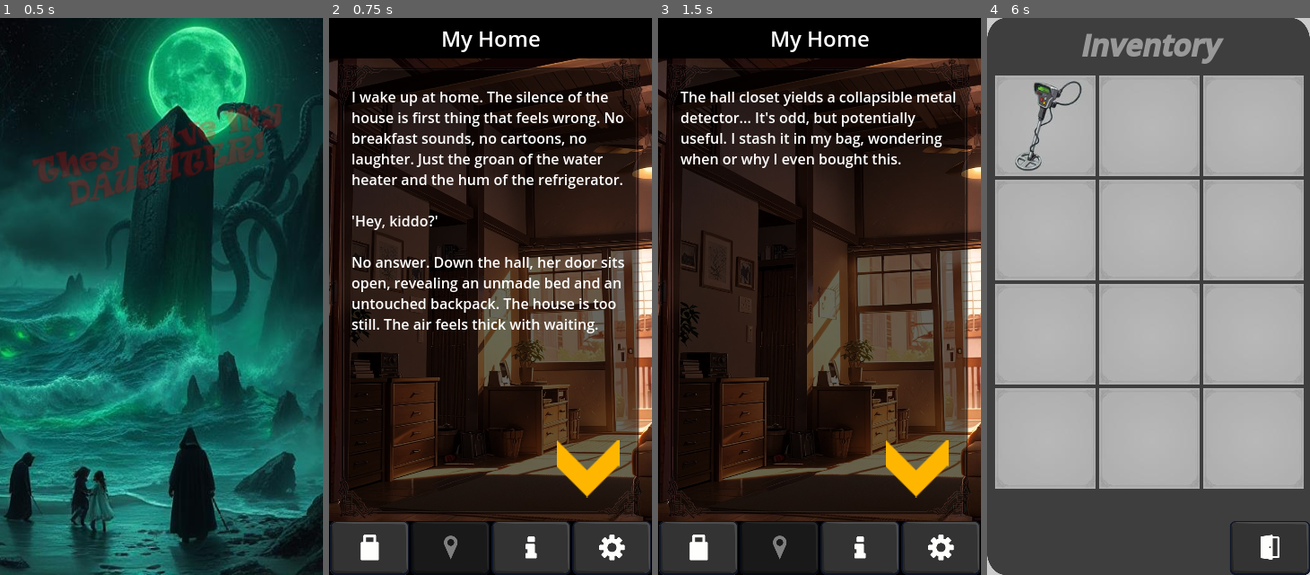
Above: before the commit, frames 1-4 (left to right).
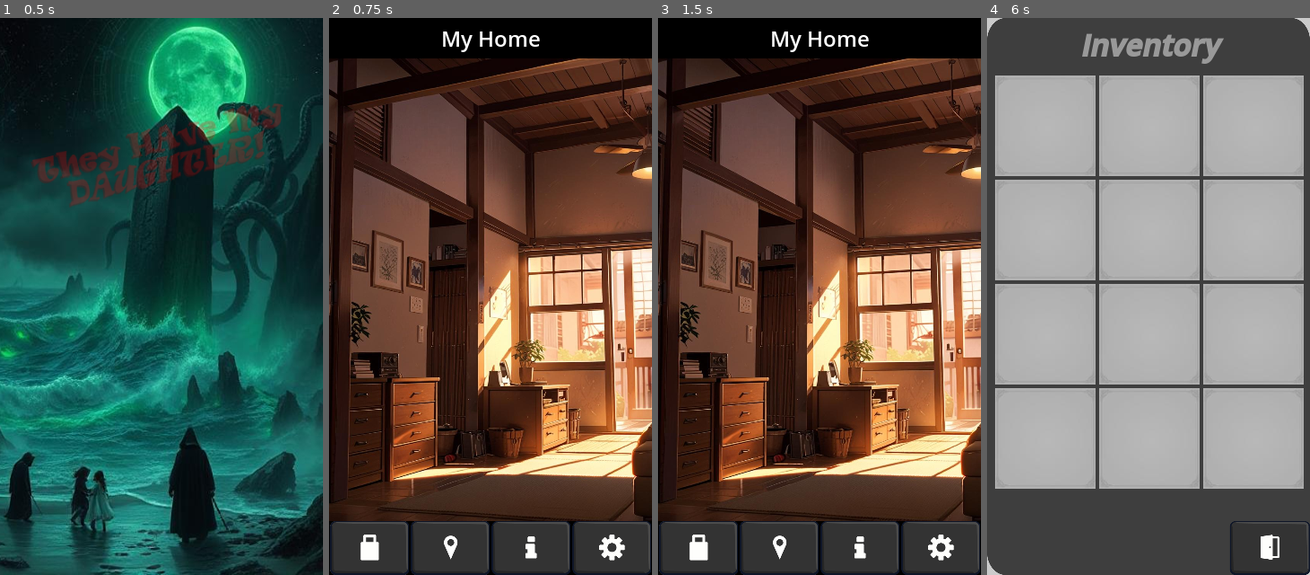
Above: after the commit, the same moments.

Repository: Ayelis/thmd
Game: Godot game, scene res://TitleScreen.tscn
Two runs of this game, one before a commit and one after it. Both use one fixed random seed, a clock stepped at 60 frames per second and the inputs below. Sound files missing from this copy of the repository are replaced by a short silence.
Inputs (mouse positions are in pixels of both pictures, inside the frame that each line leads up to):
- Up to frame 1 (0.5 s): no input
- Up to frame 2 (0.75 s): tap Enter (ui_accept) at 0.5 s; move the mouse to (561, 268) at 0.52 s
- Up to frame 3 (1.5 s): tap Enter (ui_accept) at 0.77 s; click (793, 430) at 1.25 s
- Up to frame 4 (6 s): click (1116, 335) at 2 s; click (1280, 335) at 2.75 s; click (1158, 90) at 3.5 s; click (1219, 307) at 4.25 s; click (1277, 151) at 5 s; click (1025, 547) at 5.75 s

Frame 1 is identical in both runs. In frame 2, 67% of the frame differs, in the area x 2-98%, y 7-100%; in frame 3, 66%; in frame 4, 0.6%.
Error before the commit: Attempt to call function 'emit_signal' in base 'null instance' on a null instance. (res://scripts/DialogueManager.gd:180)
Error after the commit: Parse Error: Identifier "_on_dresser_pressed" not declared in the current scope. (res://scenery/Home.gd:8)

Commit message:
Update v0.8b Mobile inventory fix, title screen reset, bugfixes, content fixes

Diff:
--- a/Canvas.gd
+++ b/Canvas.gd
@@ -62,7 +62,6 @@
 	$CanvasLayer/UI/Rooms/Rotunda/Blood.show()
 	$CanvasLayer/UI/Rooms/Rotunda/Circle.show()
 	#Reset Player POV
-	GameManager.change_room("Home")
 	$CanvasLayer/Insanity.hide()
 	GameManager.left_home = false
 	get_tree().change_scene_to_file("res://TitleScreen.tscn")
--- a/Game.tscn
+++ b/Game.tscn
@@ -210,6 +210,7 @@
 flat = true
 
 [node name="Transit" type="TextureRect" parent="CanvasLayer/UI/Rooms"]
+visible = false
 layout_mode = 0
 offset_top = 45.0
 offset_right = 360.0
--- a/data/texts.json
+++ b/data/texts.json
@@ -97,9 +97,9 @@
 		},
 	},
 	"events": {
-		"home1": "I wake up at home. The silence of the house is first thing that feels wrong. No breakfast sounds, no cartoons, no laughter. Just the groan of the water heater and the hum of the refrigerator.\n\n'Hey, kiddo?'\n\nNo answer. Down the hall, her door sits open, revealing an unmade bed and an untouched backpack. The house is too still. The air feels thick with waiting.",
-		"home2": "Inside my house, the air tastes stale with absence. I tell myself she's just forgotten to text. I almost believe it. Almost. The house disagrees, its silence screaming what I won't admit: she's been gone longer than I think.",
-		"dresser": "Beneath unpaid bills, the wax-sealed letter waits. Torn edges. Words cut from magazines:\n\n'WE HAVE YOUR DAUGHTER.\nSHE WAS CHOSEN FOR THIS FATE.\nGO FOLLOW THE TIDE.'\n\nThe glue reeks of saltwater and something faintly metallic.\n\nOh, and my pass! The drawer creaks open. My transit pass stares up at me.\n'At least you didn't vanish,' I mutter, pocketing the little plastic lifeline.",
+		"home1": "I wake up at home. The silence is first thing that feels wrong. No breakfast sounds. No cartoons. No laughter. Just the groan of the water heater and the hum of the refrigerator.\n\n'Hey, kiddo?'\n\nNo answer. Down the hall her door sits open, revealing an unmade bed and an untouched backpack. The house is too still.",
+		"home2": "Inside my house the air tastes stale, thick with absence, like a breath held too long. I tell myself she just forgot to leave a note. I almost believe it. Almost. The house disagrees, its silence screaming what I won't admit: she's been gone longer than I think.",
+		"dresser1": "On the table I find my trusty transit pass. But why is it on a stack of takeout menus? I don't remember putting it there. I take it, trying not to think too hard about it. Then pause - there's something else.\n\nA letter. Wax-sealed. Torn edges. Words cut from magazines:\n\n'WE HAVE YOUR DAUGHTER.\nSHE WAS CHOSEN FOR THIS FATE.\nGO FOLLOW THE TIDE.'\n\nIt smells like the ocean. And something rotten.",
 		"hall": "The hall closet yields a collapsible metal detector... It's odd, but potentially useful. I stash it in my bag, wondering when or why I even bought this.",
 		"hall2": "Her room remains frozen—the same unmade bed, the same forgotten backpack. No clues about where she's gone.",
 		"hatch": "A square hatch of wood graces the ceiling. How'd I forget about the attic? The pull-down ladder's been broken since childhood. Getting up there won't be easy.",
@@ -115,12 +115,11 @@
 		"left-library": "Fluorescents buzz weakly like dying flies as I step outside.\n\nAcross the square, a gargoyle on the library's facade watches me a beat too long. Its stone eyes seem to track my movement.",
 		"stacks": "Looking through old microfiche newspapers isn't my idea of fun, but what else can I do? I scan quickly for …(343 unchanged characters)…
 		"stacks2": "I go over what I've found. In old microfiche articles, there are headlines about local disappearances.\n\ …(229 unchanged characters)…
-		"detective": "The detective's desk is a graveyard of files.\n\nHis left hand bears the ghost of a wedding ring—pale skin where perhaps gold recently rested. A photo slips from a folder: a dark-haired woman, smiling. Standing with him. Well, him from before.\n\nHe snatches it back before I can look too close.",
 		"detective2": "The detective's desk is a graveyard of files.\n\nThe detective himself, gone. But I'm here by invite. I get myself a coffee.",
 		"police-computer": "The password screen shows his wallpaper—the detective and a woman holding up their wedding rings. He's actually smiling in the photo. The date in the corner is from three weeks ago.",
 		"evidence": "A red vinyl chair stands out against the drab walls. Case labels whisper: 'Missing. Arson. Cult Activity?' Box #17 rustles faintly—like fingernails on cardboard. I step back.",
-		"paperwork": "A detailed site-plan map reveals a network of tunnels beneath the island mansion. The annotations suggest easy access if I approach from the north side. Someone drew a red circle around the property.",
-		"window": "Through wire-reinforced glass, the precinct buzzes with muted activity. I notice the receptionist looking at me looking out, and close the shutters again.",
+		"paperwork": "A detailed site-plan reveals a network of tunnels beneath the island mansion. The annotations suggest easy access if I approach from the north side. Someone drew a red circle around the property.",
+		"window": "I tilt the blinds open further. Through wire-reinforced glass, the precinct buzzes with muted activity. I notice the assistant watching me, and I close the shutters again.",
 		"beach": "The shack shouldn't still be standing. Its blue planks look freshly painted despite decades of salt wind. The padlock gleams like new.\n\nA weathered notice flaps:\n'NO TRESPASSING BY ORDER OF THE SHERIFF'S OFFICE'\n\nThe rest is worn into illegibility.",
 		"dagger": "The metal detector shrieks after I wave it around here a few times. Buried under a foot of sand: a ritual knife with a serrated edge. I nearly slice my finger digging it up.",
 		"sand": "Hot grit slips through my fingers. Each handful feels heavier than it should. There's probably nothing here. Probably.",
@@ -215,7 +214,7 @@
 				],
 			},
 			"fire": {
-				"result": "I carefully aim the gun at the rusty padlock and exhale, slowly pulling the trigger.",
+				"result": "I carefully aim the gun at the rusty padlock and exhale, slowly pulling the trigger...\n\nClick.\n\nOh...",
 				"newscene": "Shack",
 				"room": "shack2",
 				"nextsfx": "shot",
@@ -360,7 +359,7 @@
 		},
 		"detective": {
 			"root": {
-				"prompt": "Where’d you last see her?",
+				"prompt": "The detective's desk is a graveyard of files.\n\nHis left hand bears the ghost of a wedding ring—pale skin where perhaps gold recently rested. A photo slips from a folder: a dark-haired woman, smiling. Standing with him. Well, him from before.\n\nHe snatches it back before I can look too close.\n\n“About your daughter. Where’d you last see her?”",
 				"options": [
 					{
 						"text": "Tell him everything",
@@ -375,7 +374,7 @@
 				"next": "detective_response"
 			},
 			"detective_response": {
-				"result": "He leans back, jaw tight. “You’re the fifth p …(77 unchanged characters)… darker. “Funny how it’s always the same beach. Same patterns.” The fan creaks overhead.\n\nHe steels himself. “There’s a shack down by the north shore—cult’s been using it...”",
+				"result": "He leans back, jaw tight. “You’re the fifth p …(77 unchanged characters)… darker. “Funny how it’s always the same patterns.” The fan creaks overhead.\n\nHe steels himself. “There’s a shack on the beach down by the north shore — cult’s been using it...”",
 				"learn": "SHACK",
 				"next": "detective_response2"
 			},
--- a/project.godot
+++ b/project.godot
@@ -11,7 +11,7 @@
 [application]
 
 config/name="They Have My Daughter"
-config/version="0.7"
+config/version="0.8"
 run/main_scene="uid://by043omwqjgg1"
 config/features=PackedStringArray("4.4", "GL Compatibility")
 config/icon="uid://c78x2govd5r7f"
--- a/scenery/Attic.gd
+++ b/scenery/Attic.gd
@@ -1,6 +1,7 @@
 # Attic.gd
 extends TextureRect
 var this_room = "Attic"
+var here_before
 
 func _ready():
 	$Rope.pressed.connect(_on_rope_pressed)
@@ -11,8 +12,9 @@
 	GameManager.room_changed.connect(_on_room_changed)
 
 func _on_room_changed(room_name: String):
-	if(room_name == this_room):
+	if(room_name == this_room && !here_before):
 		GameManager.display_dialog(GameManager.events["attic"])
+		here_before = true
 
 func _on_rope_pressed():
 	if(!GameManager.inventory[GameManager.ItemIDs.ROPE]):
--- a/scenery/Detective.gd
+++ b/scenery/Detective.gd
@@ -18,14 +18,13 @@
 				police.get_node("Drawers").pressed.connect(police._on_drawers_pressed)
 			GameManager.display_dialog(GameManager.events["detective2"])
 		else:
-			GameManager.display_dialog(GameManager.events["detective"])
+			GameManager.initiate_dialogue("detective")
 
 func _on_computer_pressed():
 	GameManager.display_dialog(GameManager.events["police-computer"])
 func _on_drawers_pressed():
 	if(!GameManager.has_item(GameManager.ItemIDs.BULLHORN)):
 		GameManager.initiate_dialogue("police-drawer")
-		$Drawers.hide()
 func _on_papers_pressed():
 	if(!GameManager.has_item(GameManager.ItemIDs.KEY)):
 		GameManager.initiate_dialogue("police-papers")
--- a/scenery/Evidence.gd
+++ b/scenery/Evidence.gd
@@ -1,7 +1,7 @@
 # Evidence.gd
 extends TextureRect
 var this_room = "Evidence"
-var here_before = false
+var here_before
 
 func _ready():
 	$Paperwork.pressed.connect(_on_papers_pressed)
@@ -15,22 +15,18 @@
 	if(room_name == this_room && !here_before):
 		GameManager.display_dialog(GameManager.events["evidence"])
 		here_before = true
-
 func _on_papers_pressed():
 	GameManager.learn_info(GameManager.InfoIDs.MANSION)
 	GameManager.learn_info(GameManager.InfoIDs.TUNNEL)
 	GameManager.display_dialog(GameManager.events["paperwork"])
 	$Paperwork.hide()
 func _on_drawer_pressed():
-	GameManager.obtain_item(GameManager.ItemIDs.GUN)
-	GameManager.initiate_dialogue("evidence-drawers")
-	$Drawers.hide()
+	if(!GameManager.has_item(GameManager.ItemIDs.GUN)):
+		GameManager.initiate_dialogue("evidence-drawers")
 func _on_window_pressed():
 	GameManager.display_dialog(GameManager.events["window"])
 	$Window.hide()
 func _on_chair_pressed():
 	GameManager.change_room("Police")
-	GameManager.initiate_dialogue("assistant3")
 func _on_leave_pressed():
 	GameManager.change_room("Police")
-	GameManager.initiate_dialogue("assistant3")
--- a/scenery/Home.gd
+++ b/scenery/Home.gd
@@ -24,11 +24,15 @@
 func _on_door_pressed():
 	GameManager.change_room("Transit")
 
-func _on_dresser_pressed():
+func _on_dresser1_pressed():
 	if(!GameManager.inventory[GameManager.ItemIDs.TRANSPASS]):
 		GameManager.obtain_item(GameManager.ItemIDs.LETTER)
 		GameManager.learn_info(GameManager.InfoIDs.DAUGHTER)
 		GameManager.obtain_item(GameManager.ItemIDs.TRANSPASS)
+		GameManager.display_dialog(GameManager.events["dresser"])
+		$Dressers.hide()
+
+func _on_dresser2_pressed():
 		GameManager.display_dialog(GameManager.events["dresser"])
 		$Dressers.hide()
 
--- a/scenery/Library.gd
+++ b/scenery/Library.gd
@@ -11,18 +11,19 @@
 	here_before = false
 
 func _on_room_changed(room_name: String):
-	if(room_name == this_room):
+	if(room_name == this_room  && !here_before):
 		if(!GameManager.inventory[GameManager.ItemIDs.LIBCARD]):
 			GameManager.obtain_item(GameManager.ItemIDs.LIBCARD)
 			GameManager.display_dialog(GameManager.events["library"])
 		else:
 			GameManager.display_dialog(GameManager.events["library2"])
+			here_before = true
 
 func _on_chair_pressed():
 	GameManager.change_room("Transit")
 
 func _on_shelves_pressed():
-	if(!GameManager.knows_info(GameManager.InfoIDs.SHACK)):
+	if(!GameManager.knows_info(GameManager.InfoIDs.COMBO)):
 		GameManager.learn_info(GameManager.InfoIDs.SHACK)
 		GameManager.learn_info(GameManager.InfoIDs.COMBO)
 		GameManager.display_dialog(GameManager.events["stacks"])
--- a/scenery/Shack.gd
+++ b/scenery/Shack.gd
@@ -1,6 +1,7 @@
 # Shack.gd
 extends TextureRect
 var this_room = "Shack"
+var here_before
 
 func _ready():
 	$Ladder.pressed.connect(_on_ladder_pressed)
@@ -13,8 +14,9 @@
 	GameManager.room_changed.connect(_on_room_changed)
 
 func _on_room_changed(room_name: String):
-	if(room_name == this_room):
+	if(room_name == this_room && !here_before):
 		GameManager.display_dialog(GameManager.events["shack1"])
+		here_before = true
 
 func _on_desk_pressed():
 	GameManager.learn_info(GameManager.InfoIDs.MANSION)
--- a/scripts/Dialogue.gd
+++ b/scripts/Dialogue.gd
@@ -1,7 +1,4 @@
 extends Control
-
-signal dialogue_opened
-signal dialogue_closed
 
 func _ready():
 	DialogueManager.set_dialogue_node(self)
@@ -33,11 +30,11 @@
 
 func _show():
 	visible = true
-	emit_signal("dialogue_opened")
+	GameManager.emit_signal("dialogue_opened")
 
 func _hide():
 	visible = false
-	emit_signal("dialogue_closed")
+	GameManager.emit_signal("dialogue_closed")  # Notify GameManager
 
 func _input(event):
 	# only care about key events
--- a/scripts/DialogueManager.gd
+++ b/scripts/DialogueManager.gd
@@ -176,8 +176,7 @@
 	continue_button.hide()
 	exit_button.show()
 	dialogue_node.hide()
-	var dialogue = get_node("../Dialogue")
-	dialogue.emit_signal("dialogue_closed")
+	GameManager.emit_signal("dialogue_closed")
 	_finish()
 
 func _update_text(t:String) -> void:
--- a/scripts/GameManager.gd
+++ b/scripts/GameManager.gd
@@ -20,6 +20,8 @@
 signal info_full_refresh()
 signal dialog_updated(text)
 signal ending_updated(texture_path, text_key)
+signal dialogue_opened
+signal dialogue_closed
 
 # Game state
 var current_room := "home"
--- a/scripts/UI.gd
+++ b/scripts/UI.gd
@@ -5,9 +5,8 @@
 @onready var sfx_ui = $SFX_UI
 
 func _ready():
-	var dialogue = get_node("../Dialogue") # Adjust path as needed
-	dialogue.connect("dialogue_opened", Callable(self, "_on_dialogue_opened"))
-	dialogue.connect("dialogue_closed", Callable(self, "_on_dialogue_closed"))
+	GameManager.connect("dialogue_opened", Callable(self, "_on_dialogue_opened"))
+	GameManager.connect("dialogue_closed", Callable(self, "_on_dialogue_closed"))
 	GameManager.room_changed.connect(_on_room_changed)
 	# Initialize UI
 	update_ui()
--- a/scripts/inventory.gd
+++ b/scripts/inventory.gd
@@ -25,21 +25,9 @@
 		slot.texture_normal = empty_slot_texture
 		slot.mouse_entered.connect(_on_slot_hover.bind(i))
 		slot.mouse_exited.connect(_on_slot_exit)
-		slot.pressed.connect(_on_slot_clicked.bind(i))
+		slot.pressed.connect(_on_slot_hover.bind(i))
 		grid.add_child(slot)
 	update_inventory()
-
-func _on_slot_clicked(slot_index):
-	var owned_items = []
-	for item_id in GameManager.inventory:
-		if GameManager.inventory[item_id]:
-			owned_items.append(item_id)
-
-	if slot_index < owned_items.size():
-		selected_slot_index = slot_index
-		var item_id = owned_items[slot_index]
-		var item_data = GameManager.ITEMS[item_id]
-		_show_details_panel(item_data)
 
 func is_mobile() -> bool:
 	return OS.has_feature("mobile") or OS.has_feature("web_mobile")
@@ -86,15 +74,17 @@
 			#slot.tooltip_text = ""
 
 func _on_slot_hover(slot_index):
+	print("hovered")
+	_on_slot_exit()
+	await get_tree().process_frame
 	grid.get_child(slot_index).modulate = Color(1.2, 1.2, 1.2)
-	if not is_mobile():
-		show_item_details(slot_index)
+	show_item_details(slot_index)
 
 func _on_slot_exit():
+	print("exited")
 	for slot in grid.get_children():
 		slot.modulate = Color.WHITE
-	if not is_mobile():
-		hide_item_details()
+	hide_item_details()
 
 func show_item_details(slot_index: int):
 	var owned_items = get_owned_items()
Binary file added: assets/192.png
Binary file added: assets/432_bg.png
Binary file added: assets/432_fg.png
Binary file added: assets/432_mc.png
Binary file changed: assets/Scenes/2a transit.jpg
Binary file changed: assets/icon.png
